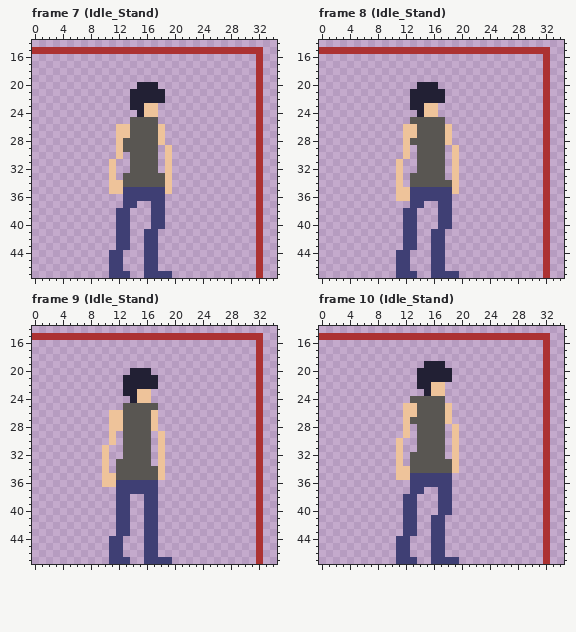
Edited in one commit: pixel-art file (RawResource/t.aseprite). Above, as it was before the edit.
48x48 pixels, 14 frames. Shown: frame 7 (Idle_Stand): x 0..34, y 14..47; frame 8 (Idle_Stand): x 0..34, y 14..47; frame 9 (Idle_Stand): x 0..34, y 14..47; frame 10 (Idle_Stand): x 0..34, y 14..47. The commit also changed other frames, which this record leaves out.
Now the later version:
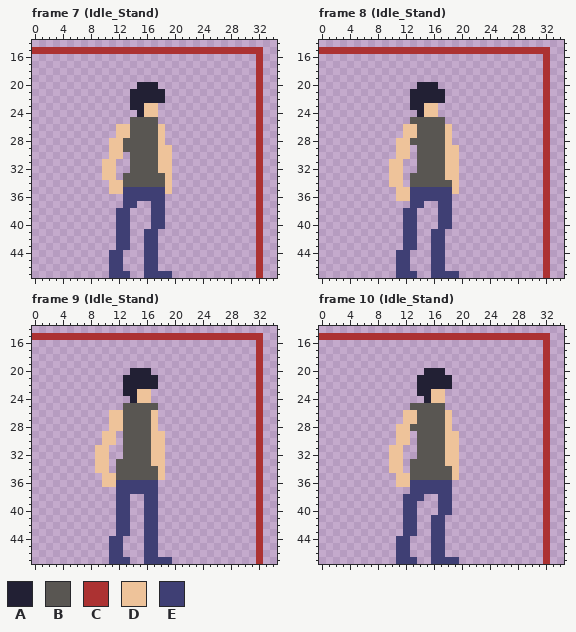
Palette (. is transparent): A #222034  B #595652  C #ac3232  D #eec39a  E #3f3f74
The edit:
--- frame 7 (Idle_Stand), layer "base"
@@ x 8..20 @@
 27 ....DDBBBBD..
-28 ....DBBBBBD..
-29 ....DBBBBB.D.
-30 ....D.BBBB.D.
-31 ...D..BBBB.D.
-32 ...D..BBBB.D.
-33 ...D.BBBBBBD.
+28 ...DDBBBBBD..
+29 ...DDBBBBBDD.
+30 ...DD.BBBBDD.
+31 ..DD..BBBBDD.
+32 ..DD..BBBBDD.
+33 ..DD.BBBBBBD.
 34 ...DDBBBBBBD.
--- frame 8 (Idle_Stand), layer "base"
@@ x 8..20 @@
 27 ....DDBBBBD..
-28 ....DBBBBBD..
-29 ....D.BBBB.D.
-30 ....D.BBBB.D.
-31 ...D..BBBB.D.
-32 ...D..BBBB.D.
-33 ...D.BBBBB.D.
-34 ...D.BBBBBBD.
+28 ...DDBBBBBD..
+29 ...DD.BBBBDD.
+30 ...DD.BBBBDD.
+31 ..DD..BBBBDD.
+32 ..DD..BBBBDD.
+33 ..DD.BBBBBDD.
+34 ..DD.BBBBBBD.
 35 ...DDEEEEEED.
--- frame 9 (Idle_Stand), layer "base"
@@ x 7..19 @@
 28 ....DDBBBBD..
-29 ....D.BBBB.D.
-30 ....D.BBBB.D.
-31 ...D..BBBB.D.
-32 ...D..BBBB.D.
-33 ...D.BBBBB.D.
-34 ...D.BBBBBBD.
+29 ...DD.BBBBDD.
+30 ...DD.BBBBDD.
+31 ..DD..BBBBDD.
+32 ..DD..BBBBDD.
+33 ..DD.BBBBBDD.
+34 ..DD.BBBBBBD.
 35 ...DDBBBBBBD.
--- frame 10 (Idle_Stand), layer "base"
@@ x 8..21 @@
 18 ..............
-19 .......AAA....
-20 ......AAAAA...
+19 ..............
+20 .......AAA....
 21 ......AAAAA...
-22 ......AADD....
-23 .......ADD....
-24 .....BBBBB....
-25 ....DDBBBBD...
+22 ......AAAAA...
+23 ......AADD....
+24 .......ADD....
+25 .....BBBBB....
 26 ....DDBBBBD...
-27 ....DBBBBBD...
-28 ....D.BBBB.D..
-29 ....D.BBBB.D..
-30 ...D..BBBB.D..
-31 ...D..BBBB.D..
-32 ...D.BBBBB.D..
-33 ...D.BBBBBBD..
-34 ...DDBBBBBBD..
-35 ...DDEEEEEE...
-36 .....EEEEEE...
-37 .....EE..EE...
-38 ....EE...EE...
+27 ....DDBBBBD...
+28 ...DDBBBBBD...
+29 ...DD.BBBBDD..
+30 ...DD.BBBBDD..
+31 ..DD..BBBBDD..
+32 ..DD..BBBBDD..
+33 ..DD.BBBBBDD..
+34 ..DD.BBBBBBD..
+35 ...DDBBBBBBD..
+36 ...DDEEEEEE...
+37 .....EEEEEE...
+38 ....EEE..EE...
 39 ....EE...EE...
